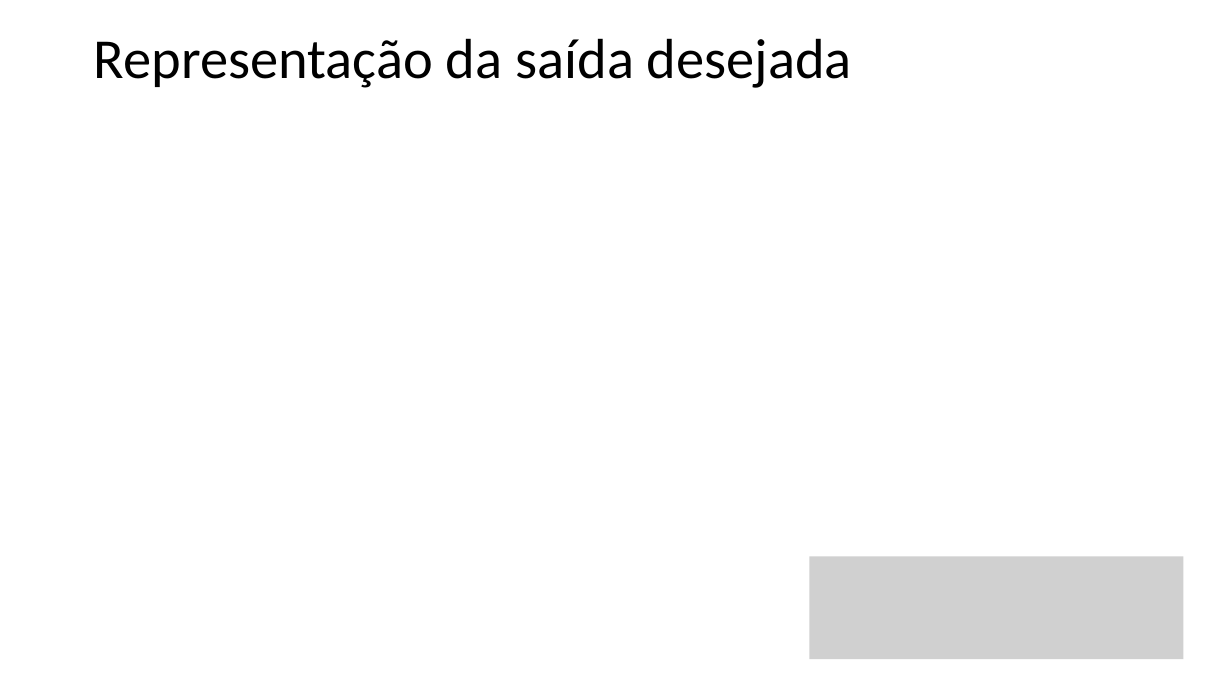
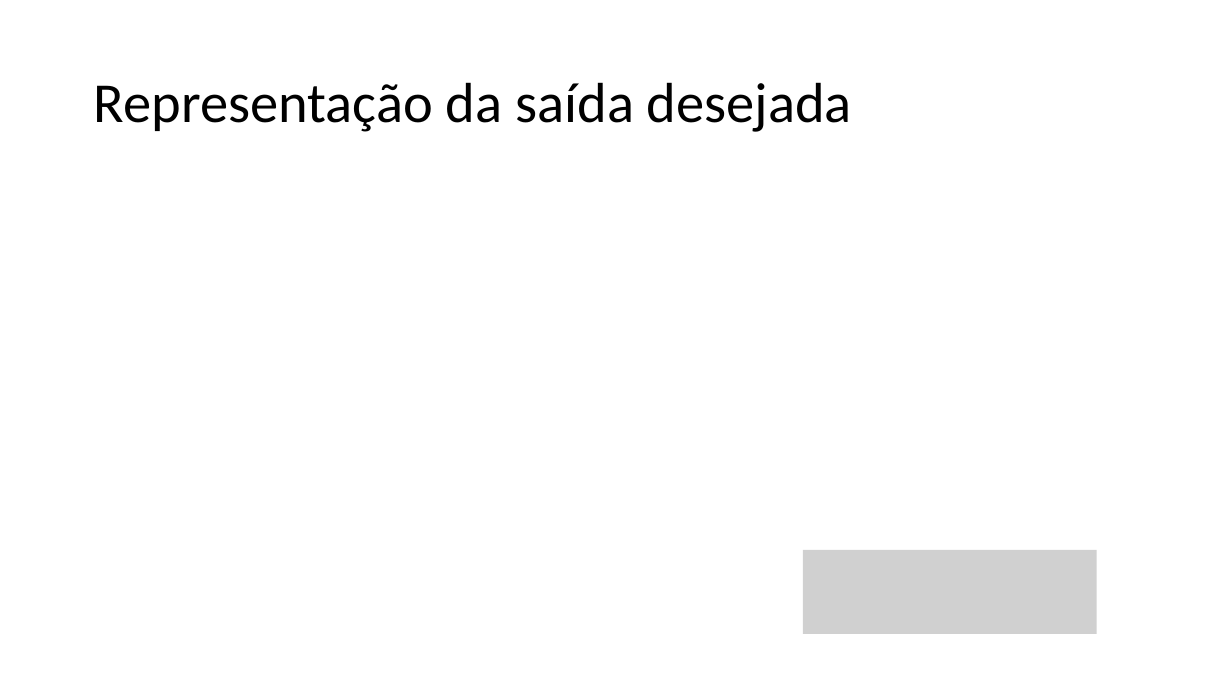
Before and after one commit to zz4fap/t320_aprendizado_de_maquina, a slide deck: slide 14 of slides/T320_Classificação (Parte I).pptx. Drawn at 1232x693 pixels with LibreOffice and Linux fonts; fonts in the diff are those of the drawing; grey boxes stand for pictures. Boxes give left, top, right and bottom in pixels: in the first picture for what was removed or moved away, otherwise in the second. Text is boxed around its words. In the diff, an @@ line names an element or a change of style, - is before the commit and + after.

```diff
--- a/slides/T320_Classificação (Parte I).pptx
+++ b/slides/T320_Classificação (Parte I).pptx
@@ title "Representação da saída desejada" moved from (x1=94, y1=38, x2=852, y2=88) to (x1=94, y1=82, x2=852, y2=132) @@
@@ picture resized from (x1=810, y1=556, x2=1184, y2=659) to (x1=803, y1=550, x2=1097, y2=634) @@
```
Also in this commit, not shown: 6 other slides changed, 4 slides added, 3 other files.
